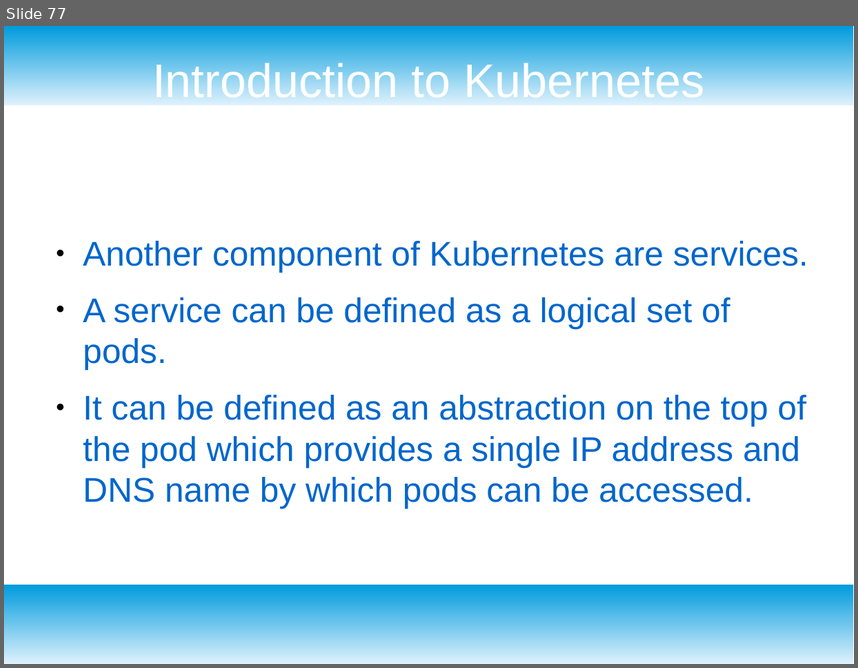
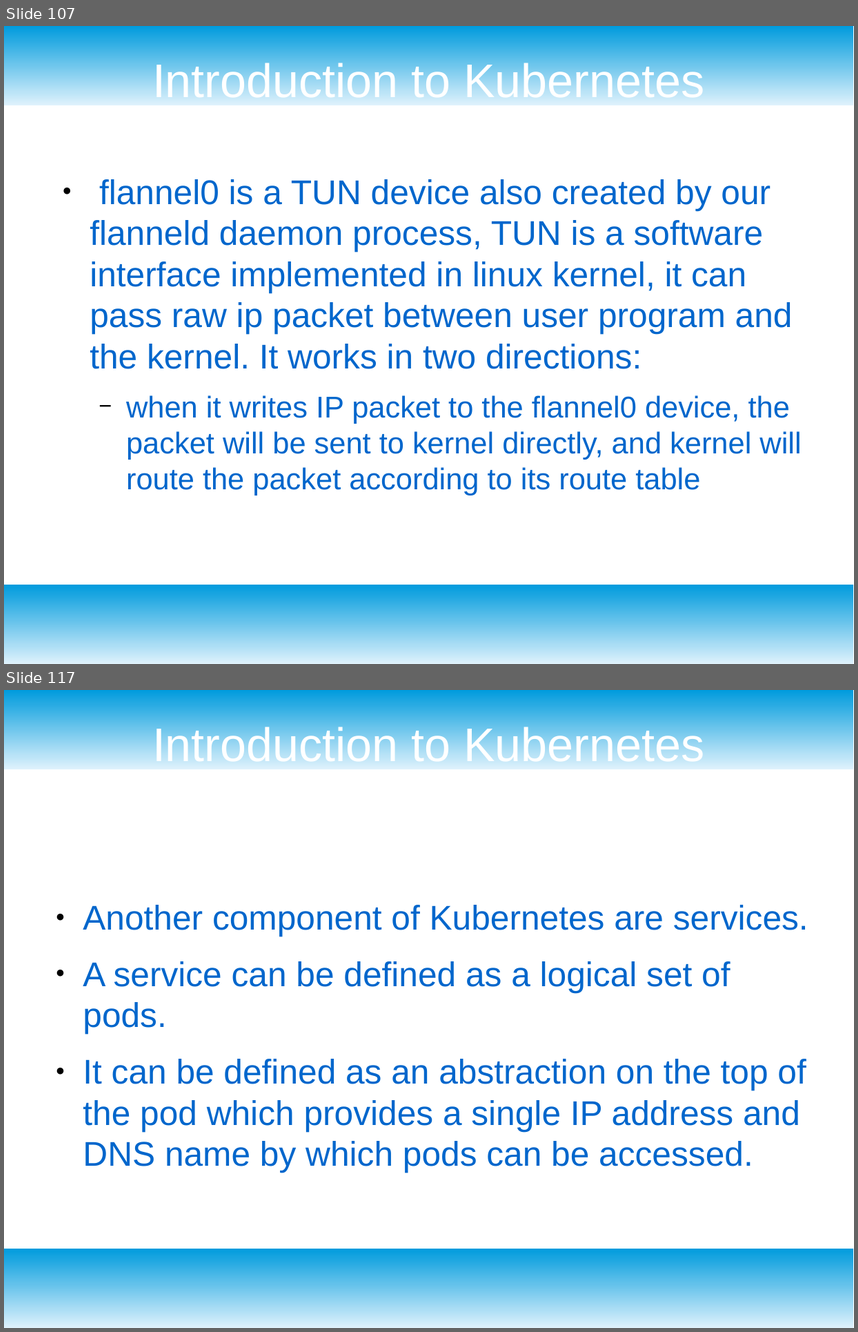
Before and after one commit to redmage123/kubernetes-course, a slide deck: docs/Kubernetes slides.odp. Shown one above the other, each under a label of ours: slide 77 before the commit, slides 107 and 117 after it; the slides between them are not shown. The pictures are 858x668 and 858x1332 pixels, drawn with LibreOffice and Linux fonts; fonts in the diff are those of the drawing. Boxes give left, top, right and bottom in pixels: in the first picture for what was removed or moved away, otherwise in the second. Text is boxed around its words. In the diff, an @@ line names an element or a change of style, - is before the commit and + after.

```diff
--- a/docs/Kubernetes slides.odp
+++ b/docs/Kubernetes slides.odp
@@ slide 107 added at box(4, 26, 854, 664), background #FFFFFF; not listed: 2 template elements that a slide beside it also shows @@
@@ title added at box(152, 59, 704, 105), 44 pt, text #FFFFFF @@
+Introduction to Kubernetes
@@ text added at box(90, 179, 801, 495), 32 pt, text #0066CC @@
+● flannel0 is a TUN device also created by our flanneld daemon process, TUN is a software interface implemented in linux kernel, it can pass raw ip packet between user program and the kernel. It works in two directions:
+  − when it writes IP packet to the flannel0 device, the packet will be sent to kernel directly, and kernel will route the packet according to its route table
@@ what was slide 77 is now slide 117 @@
```
Also in this commit, not shown: 15 slides changed, 84 other slides added, 9 other files.
